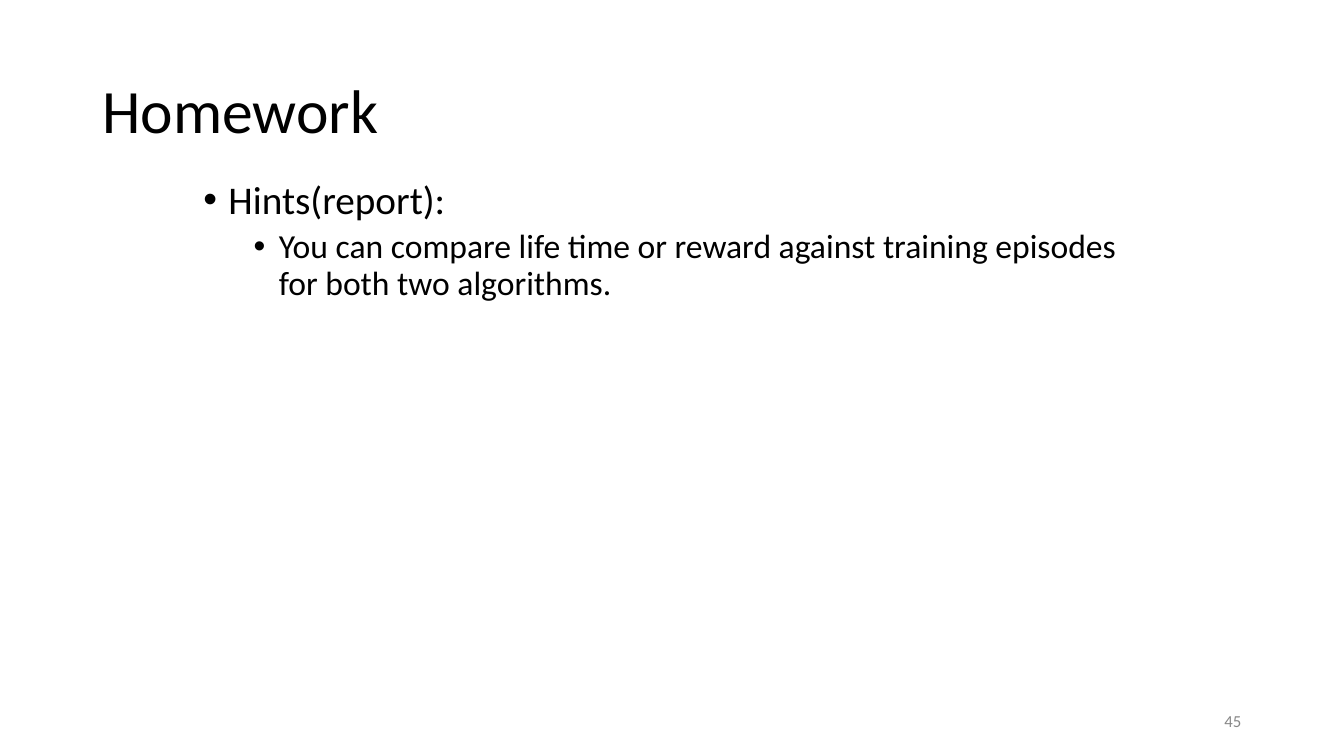
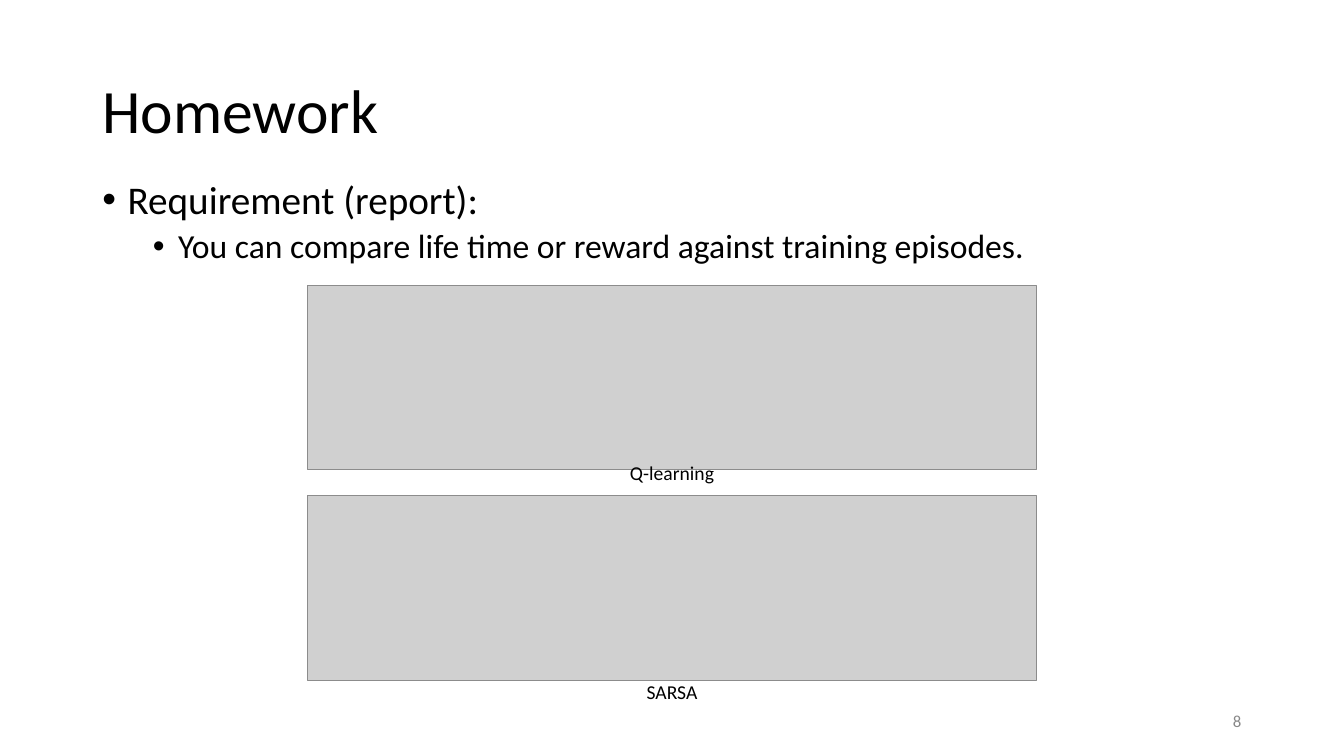
Before and after one commit to nthu-datalab/ml, a slide deck: slide 9 of labs/14_Q-Learning/14_Q-Learning_slide.pptx (slide 45 before the commit). Drawn at 1344x756 pixels with LibreOffice and Linux fonts; fonts in the diff are those of the drawing; grey boxes stand for pictures. Boxes give left, top, right and bottom in pixels: in the first picture for what was removed or moved away, otherwise in the second. Text is boxed around its words. In the diff, an @@ line names an element or a change of style, - is before the commit and + after.

```diff
--- a/labs/14_Q-Learning/14_Q-Learning_slide.pptx
+++ b/labs/14_Q-Learning/14_Q-Learning_slide.pptx
@@ text at [128, 185, 1024, 264]: text changed @@
-• Hints(report):
-  • You can compare life time or reward against training episodes for both two algorithms.
+• Requirement (report):
+  • You can compare life time or reward against training episodes.
@@ picture added at [308, 285, 1036, 470] @@
@@ text added at [630, 466, 714, 486], 14 pt, text #000000 @@
+Q-learning
@@ picture added at [308, 496, 1036, 681] @@
@@ text added at [647, 686, 698, 699], 14 pt, text #000000 @@
+SARSA
@@ page number at [1233, 715, 1241, 727]: text changed @@
-45
+8
```
Also in this commit, not shown: 33 other slides changed, 3 slides removed, 5 other files.
